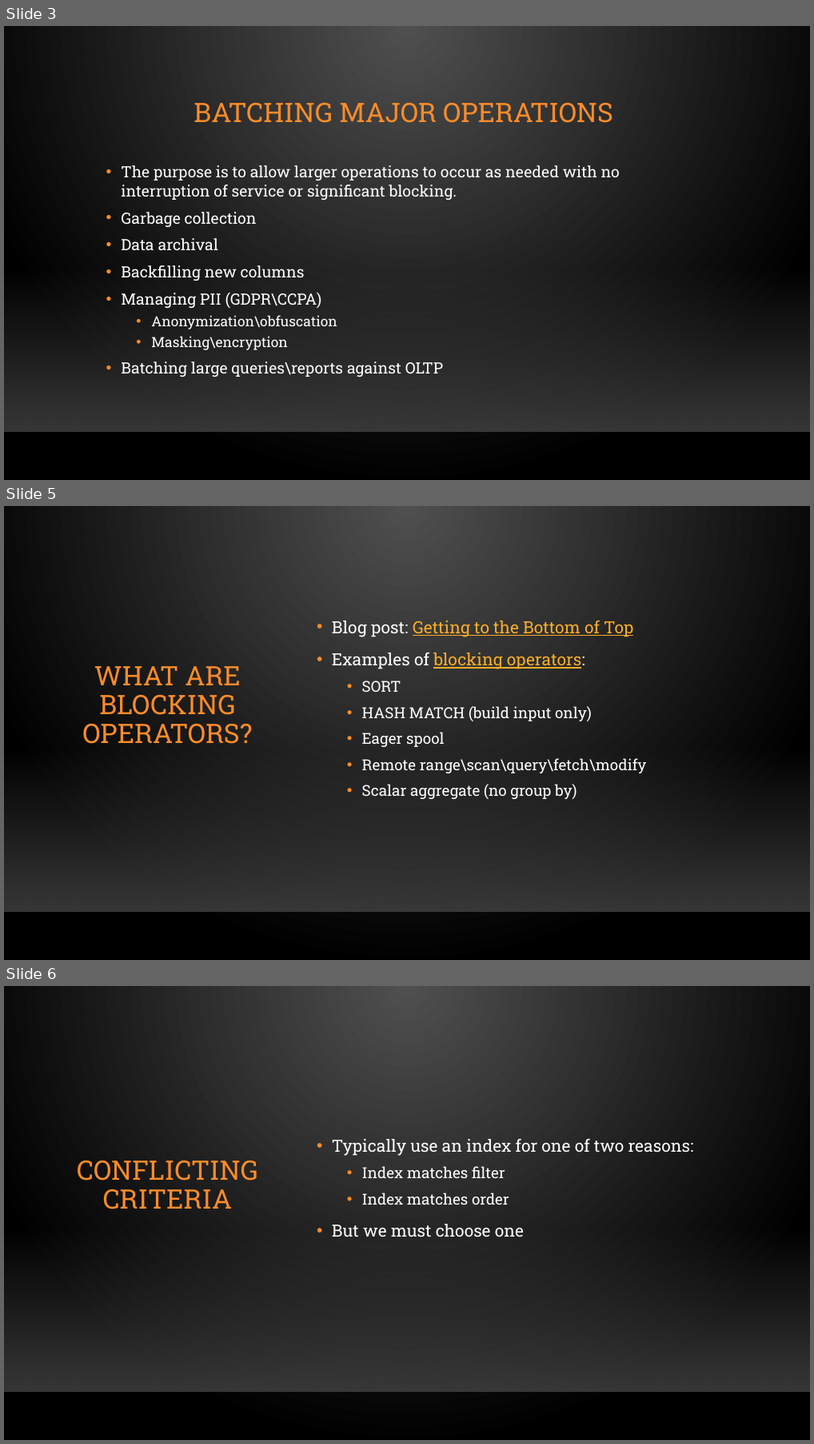
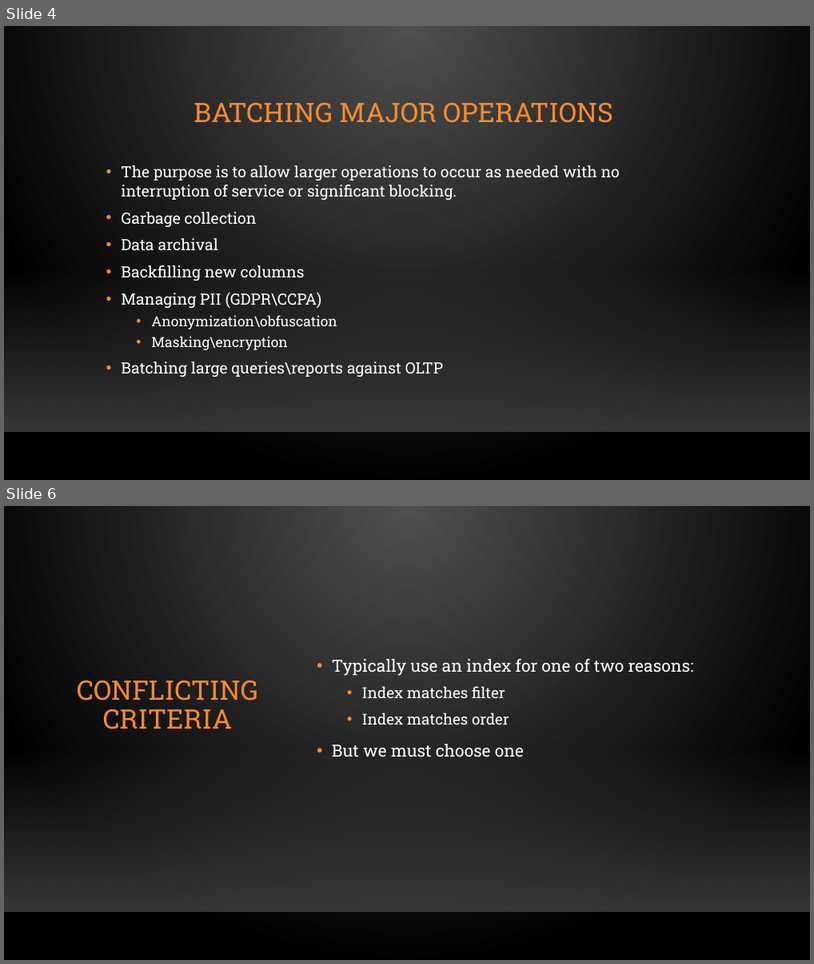
Before and after one commit to sqljared/One-Bite-at-a-Time, a slide deck: One Bite at a Time.pptx. Shown one above the other, each under a label of ours: slides 3, 5 and 6 before the commit, slides 4 and 6 after it; the slides between them are not shown. The pictures are 814x1444 and 814x964 pixels, drawn with LibreOffice and Linux fonts; fonts in the diff are those of the drawing; background and template pictures are left out. Boxes give left, top, right and bottom in pixels: in the first picture for what was removed or moved away, otherwise in the second. Text is boxed around its words. In the diff, an @@ line names an element or a change of style, - is before the commit and + after.

Commit message:
OneBite: Updates to examples and slides

```diff
--- a/One Bite at a Time.pptx
+++ b/One Bite at a Time.pptx
@@ slide 5 removed at <box>4,506,810,960</box>, background gradient #505050 to #000000; not listed: 2 template elements that a slide beside it also shows @@
@@ text removed at <box>332,620,647,799</box> @@
-• Blog post: Getting to the Bottom of Top
-• Examples of blocking operators:
-  • SORT
-  • HASH MATCH (build input only)
-  • Eager spool
-  • Remote range\scan\query\fetch\modify
-  • Scalar aggregate (no group by)
@@ title removed at <box>82,666,252,744</box> @@
-WHAT ARE BLOCKING OPERATORS?
@@ what was slide 3 is now slide 4 @@
```
Also in this commit, not shown: 1 slide changed, 1 slide added, 3 other files.
